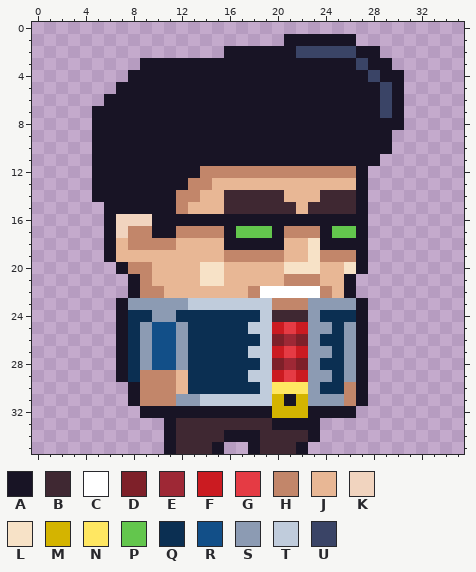
One commit to this pixel-art sprite: images/player.png. The first picture shows the starting point.
The file is 36x36 pixels. Colours within 5 levels of each other are drawn and written as one.
Palette (. is transparent): A #181425  B #3f2832  C #ffffff  D #7e2029  E #9e2835  F #cb1b21  G #e53b44  H #c2866a  J #e8b795  K #f1d4bf  L #f7e2c7  M #d4b400  N #ffe762  P #63c64d  Q #0b2f52  R #124f88  S #8c9bb3  T #c0ccdc  U #3a4466
Pixels before, first column x 5:
 1 ................AAAAAA....
 2 ...........AAAAAAUUUUUAA..
 3 ....AAAAAAAAAAAAAAAAAAUAA.
 4 ...AAAAAAAAAAAAAAAAAAAAUAA
 5 ..AAAAAAAAAAAAAAAAAAAAAAUA
 6 .AAAAAAAAAAAAAAAAAAAAAAAUA
 7 AAAAAAAAAAAAAAAAAAAAAAAAUA
 8 AAAAAAAAAAAAAAAAAAAAAAAAAA
 9 AAAAAAAAAAAAAAAAAAAAAAAAA.
10 AAAAAAAAAAAAAAAAAAAAAAAAA.
11 AAAAAAAAAAAAAAAAAAAAAAAA..
12 AAAAAAAAAHHHHHHHHHHHHHA...
13 AAAAAAAAHHJJJJJJJJJJJJA...
14 AAAAAAAHHJJBBBBBJJJBBBA...
15 .AAAAAAHJJJBBBBBBJBBBBA...
16 .AKKKAAAAAAAAAAAAAAAAAA...
17 .AKHHAAHHHHAPPPAHHHAPPA...
18 .AJHHHHJJJJAAAAAJJLAAAA...
19 .AJJJJJJJJJHHHHHJJLHHHA...
20 ..AHHJJJJLLJJJJJLLLJJLA...
21 ...AHJJJJLLJJJJJHHHJJA....
22 ...AHHJJJJJJJHCCCCCHJA....
23 ..ASSSSSTTTTTTTHHHSSSSA...
24 ..AQQSSQQQQQQQTBBBSQQQA...
25 ..AQSRRSQQQQQTTFGFSSQSA...
26 ..AQSRRSQQQQQQTDEDSQQSA...
27 ..AQSRRSQQQQQTTFGFSSQSA...
28 ..AQSRRSQQQQQQTDEDSQQSA...
29 ..AQHHHJQQQQQTTFGFSSQSA...
30 ...AHHHJQQQQQQTNNNSQQHA...
31 ...AHHHSSTTTTTTMAMSSSHA...
32 ....AAAAAAAAAAAMMMAAAA....
33 ......ABBBBBBBBAAAA.......
34 ......ABBBBAAABBBBA.......
35 ......ABBBA..ABBBA........
After:
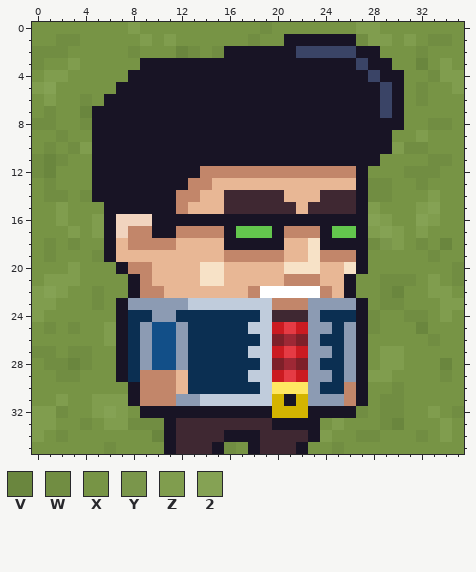
Colours new in this view: V #6a863e  W #718d42  X #779445  Y #7a964b  Z #809d4e  2 #85a254
Difference:
Changed rows in their new state; - is an unchanged pixel.
first column x 0:
 0 XXXXXXXXZXXXXXXXXXXWXXXXXXXZZXXXXXXX
 1 XXWWXXXXXZXZXXXXXXWXX------WZZXZXWWX
 2 WWWXXXXXWXXXVWXW-------------XXXWXXX
 3 WXXZXXXXX---------------------XXVXZX
 4 XZZXXXXX-----------------------XXWZZ
 5 Z2XXXXX------------------------XWXXZ
 6 XZXXWX-------------------------XWXXX
 7 XWXXV--------------------------XXXXX
 8 WWXXW--------------------------XXWWX
 9 XXWXX-------------------------XXZXXX
10 XWXWZ-------------------------ZWWXXX
11 WVWXX------------------------XXXXWWX
12 WVXXX-----------------------XXXWWWXX
13 XWXXX-----------------------WWXXWXXX
14 XWWXW-----------------------WWXXXZXX
15 XXZXXX----------------------ZXXXZ2XX
16 XXZXXZ----------------------2ZXX2ZXX
17 XXXZXZ----------------------Z2ZXZXXX
18 XWXWXX----------------------WYZXWXVX
19 XWXXXW----------------------XXXXXWXX
20 XXXZXXX---------------------XXXXXXXW
21 XZZZXXXX-------------------XXWWWXZXW
22 Z2ZXXWXX-------------------XXWVXXZZX
23 ZZXXXWX---------------------XWWXXXZZ
24 ZXXXXXX---------------------WXXWWXZX
25 XWXWXXZ---------------------WXXXVXXX
26 XXXXXXZ---------------------XXXXXWXX
27 WWXWWXX---------------------XZZXXXXX
28 XWWVWXX---------------------XZZXXXVX
29 XXWWXXX---------------------ZZXXXXWX
30 XXXXXXXX--------------------XXWXXXXX
31 XXZXXZZZ--------------------XWWXXXXX
32 ZZWXXZ2ZX------------------WXWWXXZXW
33 ZZXXWXZZWWW-------------XZXXXWVXXXZX
34 ZXWXXXXXXXV-------------ZXXWWXXXWXZX
35 XXXXXXWXXXX-----WX-----XXWXXXXXXXXXX
Boxes around the changes in both pictures, in picture pixels (x1, y1, x2, y2):
added: (32, 22, 464, 454)
